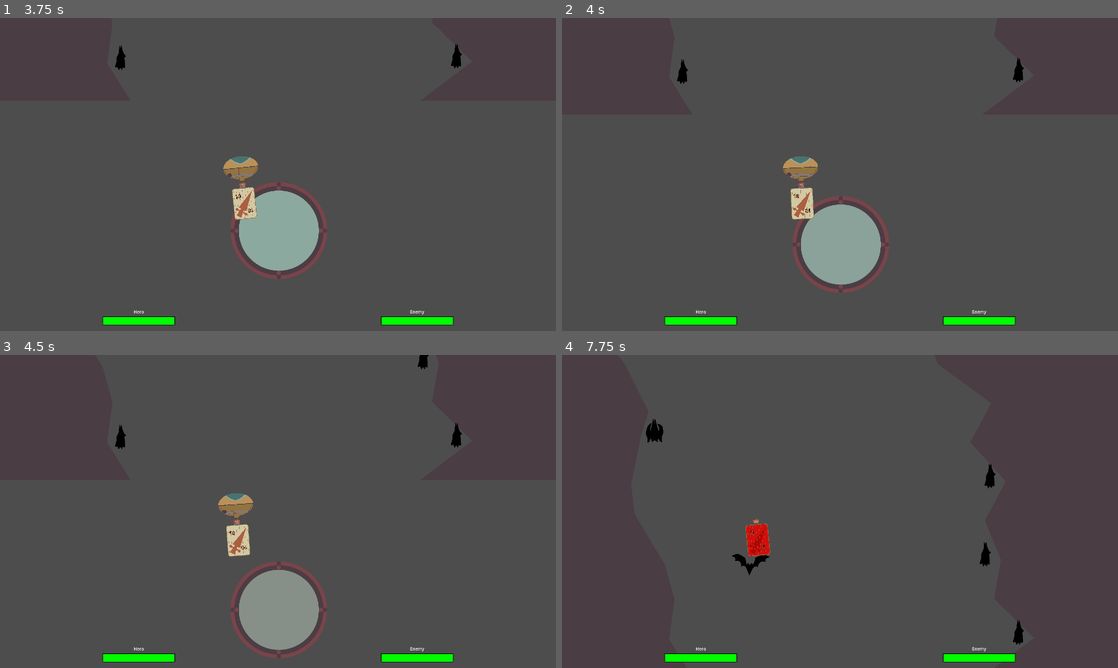
Above: before the commit, frames 1-4 (two rows, left to right).
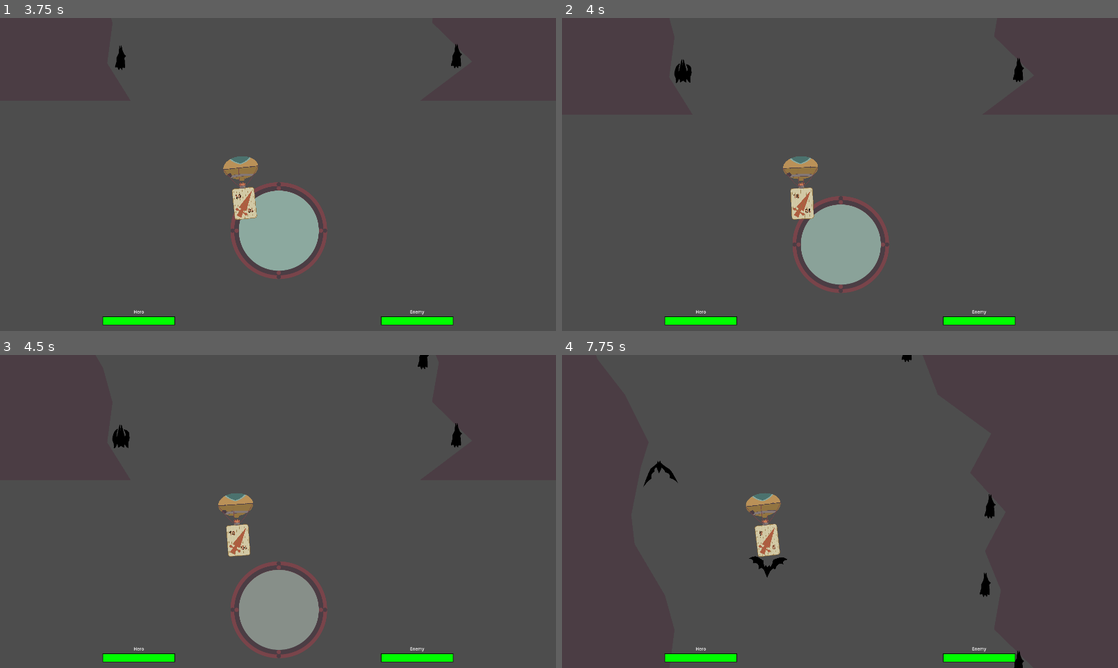
Above: after the commit, the same moments.

Repository: panorb/ludum-dare-53
Game: Godot game, scene res://world.tscn
Same seed, same stepped clock (60 frames per second), same inputs: the game is played once before the commit and once after it.
Inputs (mouse positions are in pixels of both pictures, inside the frame that each line leads up to):
- Up to frame 1 (3.75 s): click "Start Game" at 0.5 s; tap Enter (ui_accept) at 1.25, 1.52, 2.27 s; move the mouse to (400, 158) at 1.27 s; press the mouse at (400, 158) at 1.28 s; move the mouse to (166, 190) at 2.02 s; release the mouse at (166, 190) at 2.03 s; click (166, 190) at 2.1 s; move the mouse to (333, 105) at 2.77 s; press the mouse at (333, 105) at 2.78 s; move the mouse to (250, 237) at 3.52 s; release the mouse at (250, 237) at 3.53 s; click (250, 237) at 3.6 s
- Up to frame 2 (4 s): tap Enter (ui_accept) at 3.77 s
- Up to frame 3 (4.5 s): move the mouse to (444, 558) at 4.27 s; press the mouse at (444, 558) at 4.28 s
- Up to frame 4 (7.75 s): tap Enter (ui_accept) at 4.52, 5.27, 6.77, 7.52 s; move the mouse to (673, 464) at 5.02 s; release the mouse at (673, 464) at 5.03 s; click (673, 464) at 5.1 s; move the mouse to (867, 511) at 5.77 s; press the mouse at (867, 511) at 5.78 s; move the mouse to (756, 433) at 6.52 s; release the mouse at (756, 433) at 6.53 s; click (756, 433) at 6.6 s; move the mouse to (962, 495) at 7.27 s; press the mouse at (962, 495) at 7.28 s

Frame 1 is identical in both runs. In frame 2, less than 0.1% of the frame differs, in the area x 20-24%, y 13-22%; in frame 3, less than 0.1%; in frame 4, 2.0%, in the area x 14-84%, y 0-100%.

Commit message:
Indistinct progress

Diff:
--- a/godot/autoloads/globals.gd
+++ b/godot/autoloads/globals.gd
@@ -17,5 +17,5 @@
 const BAT_SPAWN_DISTANCE = 100
 const BAT_RARENESS = 3
 
-const MAX_HEALTH_DRAGON :int = 100
-const MAX_HEALTH_HERO : int = 100
+const MAX_HEALTH_DRAGON : int = 25
+const MAX_HEALTH_HERO : int = 5
--- a/godot/game/balloon/balloon.gd
+++ b/godot/game/balloon/balloon.gd
@@ -11,7 +11,7 @@
 const PADDING_RIGHT = 3840 - 50
 const PADDING_BOTTOM = 2160 - 200
 
-const DAMAGE_BUMP_STRENGTH = 200
+const DAMAGE_BUMP_STRENGTH = 500
 
 var card_scene = preload("res://game/cards/card.tscn")
 var containing_card: Card
@@ -27,6 +27,8 @@
 	$BalloonHitCaveSound2,
 	$BalloonHitCaveSound3,
 ]
+
+var invincible : bool = false
 @onready var invincible_timer = $InvincibleTimer
 
 
@@ -91,7 +93,7 @@
 				balloon_hit_cave_sounds[randi() % balloon_hit_cave_sounds.size()].play()
 				# Set new wait time bettwen 0.7 and 1.3
 				last_wall_hit_sound_play_time = randf_range(0.7, 1.3)
-	head_sprite.visible = invincible_timer.time_left < 0 or int(invincible_timer.time_left * 1000) % 400 == 0
+	visible = invincible_timer.time_left <= 0 or int(invincible_timer.time_left / 0.15) % 2 == 0
 
 func receive_card(card_type: Card.TYPE, card_value: int):
 	var card: Card = card_scene.instantiate()
@@ -108,12 +110,10 @@
 	containing_card = null
 
 func take_damage(damage: int, damage_source: Node2D):
-	print_debug("Take dammage: %s" % damage)
-	if invincible_timer.time_left > 0:
-		print_debug("Ballon is invincible")
+	if invincible or invincible_timer.time_left > 0:
 		return
-	else:
-		invincible_timer.start()
+
+	invincible_timer.start()
 
 	var bump_vector = (global_position - damage_source.global_position).normalized()
 	velocity += bump_vector * DAMAGE_BUMP_STRENGTH * damage
--- a/godot/game/balloon/balloon.tscn
+++ b/godot/game/balloon/balloon.tscn
@@ -17,6 +17,8 @@
 
 [node name="Balloon" type="CharacterBody2D" groups=["balloon"]]
 scale = Vector2(0.4, 0.4)
+collision_layer = 5
+collision_mask = 5
 script = ExtResource("1_00v08")
 
 [node name="Cage" type="Sprite2D" parent="."]
--- a/godot/game/cave/obstacles/bat/bat.gd
+++ b/godot/game/cave/obstacles/bat/bat.gd
@@ -4,7 +4,7 @@
 @onready var hit_area : Area2D = $HitArea
 var current_state_name := "Asleep"
 
-const MOVEMENT_SPEED = 340
+const MOVEMENT_SPEED = 410
 var movement_direction = Vector2(0, 0)
 
 func  _ready():
--- a/godot/game/cave/obstacles/bat/bat.tscn
+++ b/godot/game/cave/obstacles/bat/bat.tscn
@@ -54,7 +54,7 @@
 }]
 
 [sub_resource type="CircleShape2D" id="CircleShape2D_3o0vo"]
-radius = 750.0
+radius = 940.0
 
 [sub_resource type="CapsuleShape2D" id="CapsuleShape2D_yjysw"]
 radius = 20.0
--- a/godot/game/cave/obstacles/bat/states/fly.gd
+++ b/godot/game/cave/obstacles/bat/states/fly.gd
@@ -5,7 +5,7 @@
 
 func begin():
 	sprite.play("fly")
-	get_tree().create_timer(2.0).timeout.connect(self._on_timeout)
+	get_tree().create_timer(3.2).timeout.connect(self._on_timeout)
 
 func _on_timeout():
 	for body in detect_area.get_overlapping_bodies():
--- a/godot/game/cave_segment/cave_segment.gd
+++ b/godot/game/cave_segment/cave_segment.gd
@@ -1,4 +1,4 @@
-extends CharacterBody2D
+extends StaticBody2D
 
 class_name CaveSegment
 
--- a/godot/game/cave_segment/cave_segment.tscn
+++ b/godot/game/cave_segment/cave_segment.tscn
@@ -2,8 +2,9 @@
 
 [ext_resource type="Script" path="res://game/cave_segment/cave_segment.gd" id="1_xxwvy"]
 
-[node name="CaveSegment" type="CharacterBody2D"]
-collision_layer = 0
+[node name="CaveSegment" type="StaticBody2D"]
+collision_layer = 4
+collision_mask = 5
 script = ExtResource("1_xxwvy")
 
 [node name="SegmentLeft" type="Polygon2D" parent="."]
--- a/godot/game/game.gd
+++ b/godot/game/game.gd
@@ -54,6 +54,7 @@
 
 
 func _on_battle_field_balloon_drop():
+	balloon.invincible = true
 	var card : Card = balloon.containing_card
 	if card:
 		battle_field.execute_round(card.type, card.value)
@@ -66,7 +67,8 @@
 	balloon.position = $SpawnPoint.position
 	tween.tween_property(camera, "position", $SpawnPoint.position, 1.2).set_trans(Tween.TRANS_CUBIC)
 	await tween.finished
-	# cave.reset_cave()
+	cave.reset()
 	camera_follow = true
 	balloon.paused = false
+	balloon.invincible = false
 	card_spawner.play_spawn_animation()
--- /dev/null
+++ b/godot/game/ui/ending_screen.gd
@@ -0,0 +1,6 @@
+extends Control
+
+@onready var label = get_node("%Label")
+
+func initialize(text : String):
+	label.text = text + "\n(You can close the game now.)"
--- /dev/null
+++ b/godot/game/ui/ending_screen.tscn
@@ -0,0 +1,49 @@
+[gd_scene load_steps=6 format=3 uid="uid://dohodexm67ckc"]
+
+[ext_resource type="Shader" path="res://game/ui/wave.gdshader" id="1_6fbx3"]
+[ext_resource type="Script" path="res://game/ui/ending_screen.gd" id="1_j8iif"]
+[ext_resource type="FontFile" uid="uid://btrb0mtp7to0s" path="res://shared/jelle-bold.ttf" id="2_plafu"]
+
+[sub_resource type="ShaderMaterial" id="ShaderMaterial_vvagm"]
+shader = ExtResource("1_6fbx3")
+shader_parameter/height = 5.0
+shader_parameter/curve = 0.3
+shader_parameter/speed = 2.0
+
+[sub_resource type="LabelSettings" id="LabelSettings_e6b1h"]
+font_size = 120
+
+[node name="EndingScreen" type="Control"]
+layout_mode = 3
+anchors_preset = 15
+anchor_right = 1.0
+anchor_bottom = 1.0
+grow_horizontal = 2
+grow_vertical = 2
+script = ExtResource("1_j8iif")
+
+[node name="Background" type="ColorRect" parent="."]
+layout_mode = 1
+anchors_preset = 15
+anchor_right = 1.0
+anchor_bottom = 1.0
+grow_horizontal = 2
+grow_vertical = 2
+color = Color(0.294118, 0.239216, 0.266667, 1)
+
+[node name="CenterContainer" type="CenterContainer" parent="."]
+layout_mode = 1
+anchors_preset = 15
+anchor_right = 1.0
+anchor_bottom = 1.0
+grow_horizontal = 2
+grow_vertical = 2
+
+[node name="Label" type="Label" parent="CenterContainer"]
+unique_name_in_owner = true
+material = SubResource("ShaderMaterial_vvagm")
+layout_mode = 2
+theme_override_fonts/font = ExtResource("2_plafu")
+text = "The Dragon was slain. The kingdom was saved."
+label_settings = SubResource("LabelSettings_e6b1h")
+horizontal_alignment = 1
--- a/godot/game/ui/healthbar.gd
+++ b/godot/game/ui/healthbar.gd
@@ -10,9 +10,7 @@
 @export var danger_amount: float = 0.25
 
 
-func _on_health_updated(amount) -> void:
-	var health = self.value - amount
-
+func _on_health_updated(old_health, health) -> void:
 	_tween(health)
 	_assign_color(health)
 
@@ -32,8 +30,8 @@
 
 
 func _on_dragon_health_changed(old_health, health) -> void:
-	_on_health_updated(health)
+	_on_health_updated(old_health, health)
 
 
 func _on_hero_health_changed(old_health, health) -> void:
-	_on_health_updated(health)
+	_on_health_updated(old_health, health)
--- /dev/null
+++ b/godot/game/ui/wave.gdshader
@@ -0,0 +1,9 @@
+shader_type canvas_item;
+
+uniform float height = 5.0;
+uniform float curve = 0.3;
+uniform float speed = 2.0;
+
+void vertex() {
+    VERTEX.y += height*sin(VERTEX.x*curve+TIME*speed);
+}
--- a/godot/world.gd
+++ b/godot/world.gd
@@ -1,5 +1,3 @@
 extends Node2D
 
-
-func _ready():
-	pass
+var ending_screen_scene : PackedScene = preload("res://game/ui/ending_screen.tscn")
--- a/godot/world.tscn
+++ b/godot/world.tscn
@@ -25,32 +25,38 @@
 texture_filter = 1
 script = ExtResource("1_oqyos")
 
-[node name="Sprite2D" type="Sprite2D" parent="."]
+[node name="MainMenu" type="Control" parent="."]
+layout_mode = 3
+anchors_preset = 0
+offset_right = 40.0
+offset_bottom = 40.0
+
+[node name="Sprite2D" type="Sprite2D" parent="MainMenu"]
 position = Vector2(1951.5, 1079.25)
 scale = Vector2(1.20935, 1.5127)
 texture = ExtResource("2_rqd31")
 
-[node name="Sprite2D2" type="Sprite2D" parent="."]
+[node name="Sprite2D2" type="Sprite2D" parent="MainMenu"]
 position = Vector2(1500, 1300)
 rotation = 0.0610865
 scale = Vector2(0.5, 0.5)
 texture = ExtResource("3_pwvan")
 
-[node name="Sprite2D3" type="Sprite2D" parent="."]
+[node name="Sprite2D3" type="Sprite2D" parent="MainMenu"]
 position = Vector2(2300, 1900)
-rotation = -0.123918
-scale = Vector2(-0.5, 0.5)
+rotation = 3.01767
+scale = Vector2(0.5, -0.5)
 texture = ExtResource("3_pwvan")
 
-[node name="Menu" type="Control" parent="."]
+[node name="Menu" type="Control" parent="MainMenu"]
 layout_mode = 3
 anchors_preset = 0
 offset_right = 40.0
 offset_bottom = 40.0
 
-[node name="CanvasLayer" type="CanvasLayer" parent="Menu"]
+[node name="CanvasLayer" type="CanvasLayer" parent="MainMenu/Menu"]
 
-[node name="VBoxContainer2" type="VBoxContainer" parent="Menu/CanvasLayer"]
+[node name="VBoxContainer2" type="VBoxContainer" parent="MainMenu/Menu/CanvasLayer"]
 anchors_preset = 15
 anchor_right = 1.0
 anchor_bottom = 1.0
@@ -63,11 +69,11 @@
 size_flags_horizontal = 3
 size_flags_vertical = 3
 
-[node name="CenterContainer" type="CenterContainer" parent="Menu/CanvasLayer/VBoxContainer2"]
+[node name="CenterContainer" type="CenterContainer" parent="MainMenu/Menu/CanvasLayer/VBoxContainer2"]
 custom_minimum_size = Vector2(2.08165e-12, 600)
 layout_mode = 2
 
-[node name="Menu Heading" type="Label" parent="Menu/CanvasLayer/VBoxContainer2/CenterContainer"]
+[node name="Menu Heading" type="Label" parent="MainMenu/Menu/CanvasLayer/VBoxContainer2/CenterContainer"]
 layout_mode = 2
 theme_override_colors/font_color = Color(0.47451, 0.266667, 0.290196, 1)
 theme_override_colors/font_shadow_color = Color(0.294118, 0.239216, 0.266667, 1)
@@ -78,11 +84,11 @@
 horizontal_alignment = 1
 vertical_alignment = 1
 
-[node name="CenterContainer2" type="CenterContainer" parent="Menu/CanvasLayer/VBoxContainer2"]
+[node name="CenterContainer2" type="CenterContainer" parent="MainMenu/Menu/CanvasLayer/VBoxContainer2"]
 custom_minimum_size = Vector2(2.08165e-12, 600)
 layout_mode = 2
 
-[node name="Menu Heading2" type="Label" parent="Menu/CanvasLayer/VBoxContainer2/CenterContainer2"]
+[node name="Menu Heading2" type="Label" parent="MainMenu/Menu/CanvasLayer/VBoxContainer2/CenterContainer2"]
 layout_mode = 2
 theme_override_colors/font_color = Color(0.780392, 0.482353, 0.345098, 1)
 theme_override_colors/font_shadow_color = Color(0.294118, 0.239216, 0.266667, 1)
@@ -93,17 +99,17 @@
 horizontal_alignment = 1
 vertical_alignment = 1
 
-[node name="Balloon" parent="Menu/CanvasLayer/VBoxContainer2" instance=ExtResource("5_jf42f")]
+[node name="Balloon" parent="MainMenu/Menu/CanvasLayer/VBoxContainer2" instance=ExtResource("5_jf42f")]
 position = Vector2(383, 1102)
 scale = Vector2(0.8, 0.8)
 
-[node name="VBoxContainer" type="VBoxContainer" parent="Menu/CanvasLayer/VBoxContainer2"]
+[node name="VBoxContainer" type="VBoxContainer" parent="MainMenu/Menu/CanvasLayer/VBoxContainer2"]
 custom_minimum_size = Vector2(700, 600)
 layout_mode = 2
 size_flags_horizontal = 4
 size_flags_vertical = 6
 
-[node name="Start" type="Button" parent="Menu/CanvasLayer/VBoxContainer2/VBoxContainer"]
+[node name="Start" type="Button" parent="MainMenu/Menu/CanvasLayer/VBoxContainer2/VBoxContainer"]
 custom_minimum_size = Vector2(200, 300)
 layout_mode = 2
 size_flags_vertical = 4
@@ -116,11 +122,11 @@
 text = "Start Game"
 script = ExtResource("2_wkd7u")
 
-[node name="Label" type="Label" parent="Menu/CanvasLayer/VBoxContainer2/VBoxContainer"]
+[node name="Label" type="Label" parent="MainMenu/Menu/CanvasLayer/VBoxContainer2/VBoxContainer"]
 custom_minimum_size = Vector2(100, 200)
 layout_mode = 2
 
-[node name="Exit" type="Button" parent="Menu/CanvasLayer/VBoxContainer2/VBoxContainer"]
+[node name="Exit" type="Button" parent="MainMenu/Menu/CanvasLayer/VBoxContainer2/VBoxContainer"]
 custom_minimum_size = Vector2(400, 300)
 layout_mode = 2
 size_flags_vertical = 4
@@ -133,8 +139,8 @@
 text = "Exit Game"
 script = ExtResource("3_s3i6d")
 
-[node name="Hero" parent="." instance=ExtResource("5_5dhlk")]
+[node name="Hero" parent="MainMenu" instance=ExtResource("5_5dhlk")]
 position = Vector2(959, 2025)
 
-[node name="Dragon" parent="." instance=ExtResource("7_e1emp")]
+[node name="Dragon" parent="MainMenu" instance=ExtResource("7_e1emp")]
 position = Vector2(3487, 1852)
Not shown: 1 places in godot/game/game.tscn that only renumber resources
Binary file added: godot/shared/jelle-bold.ttf
